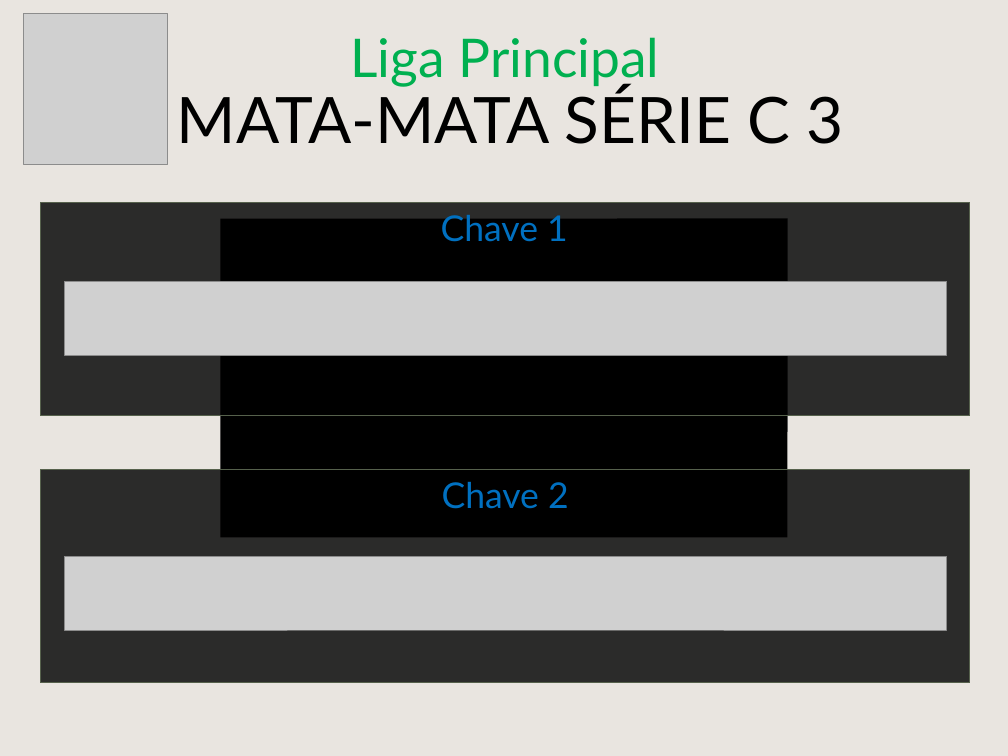
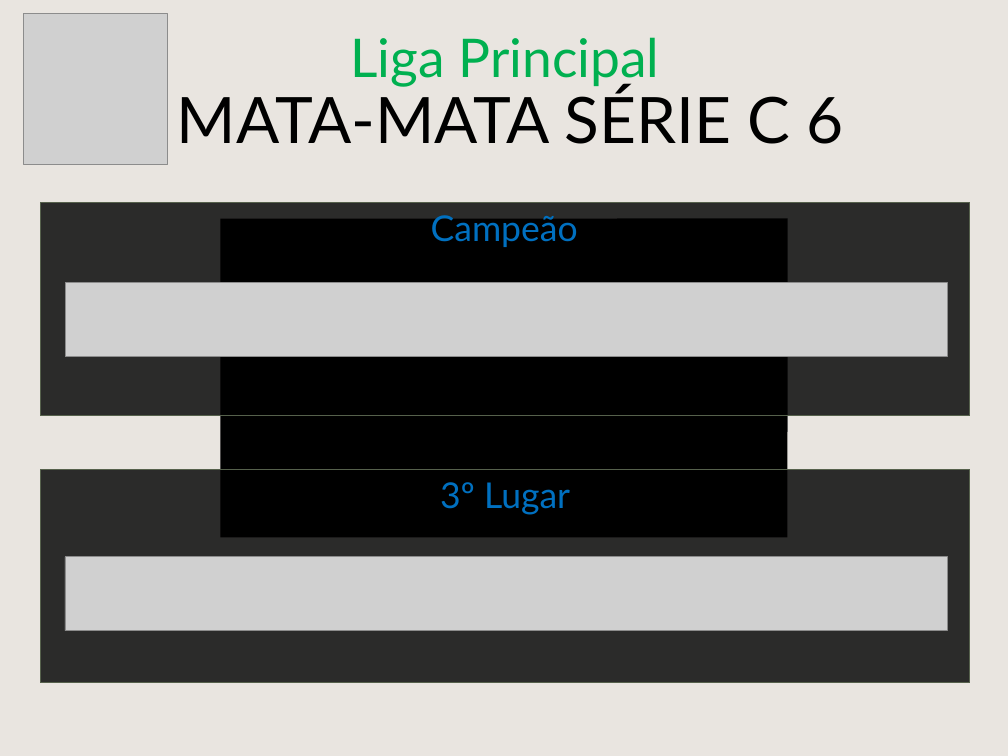
Before and after one commit to cknakayama/automacao_ligaroletarussa2021, a slide deck: slide 20 of MataMataPlanilha.pptx (slide 19 before the commit). Drawn at 1008x756 pixels with LibreOffice and Linux fonts; fonts in the diff are those of the drawing; grey boxes stand for pictures; background and template pictures are left out. Boxes give left, top, right and bottom in pixels: in the first picture for what was removed or moved away, otherwise in the second. Text is boxed around its words. In the diff, an @@ line names an element or a change of style, - is before the commit and + after.

```diff
--- a/MataMataPlanilha.pptx
+++ b/MataMataPlanilha.pptx
@@ text at (177, 88, 844, 144): text changed @@
-MATA-MATA SÉRIE C 3
+MATA-MATA SÉRIE C 6
@@ text at (431, 210, 578, 247): text changed @@
-Chave 1
+Campeão
@@ text at (440, 482, 570, 515): text changed @@
-Chave 2
+3º Lugar
```
Also in this commit, not shown: 1 slide added, 3 other files.
